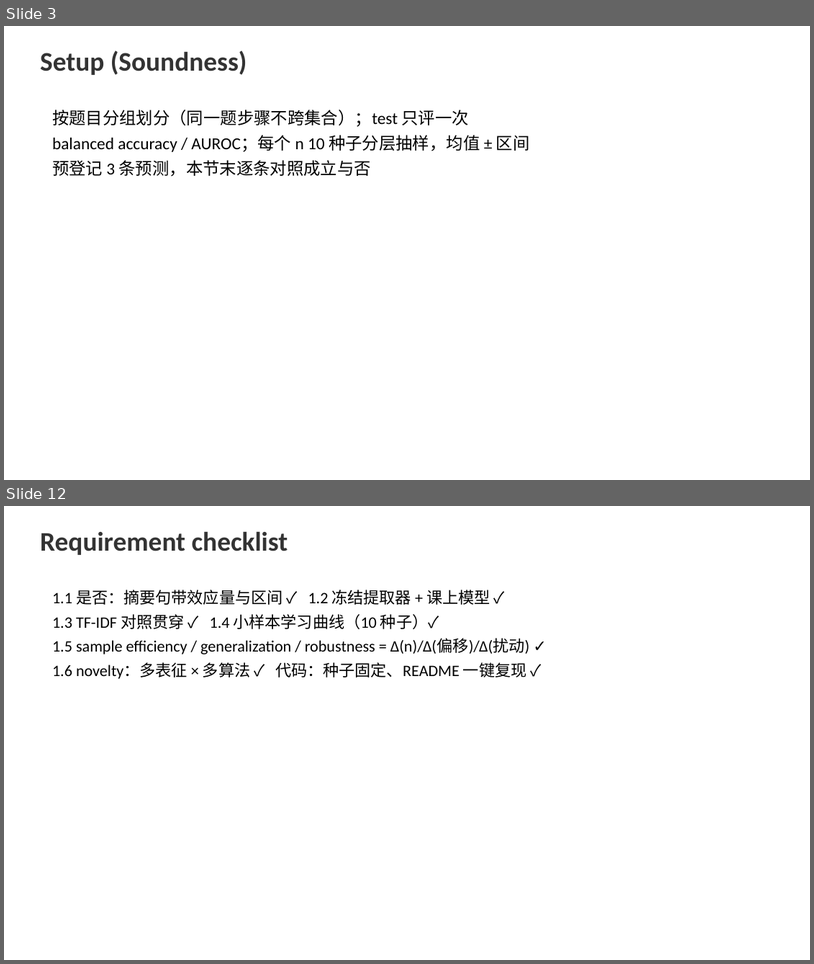
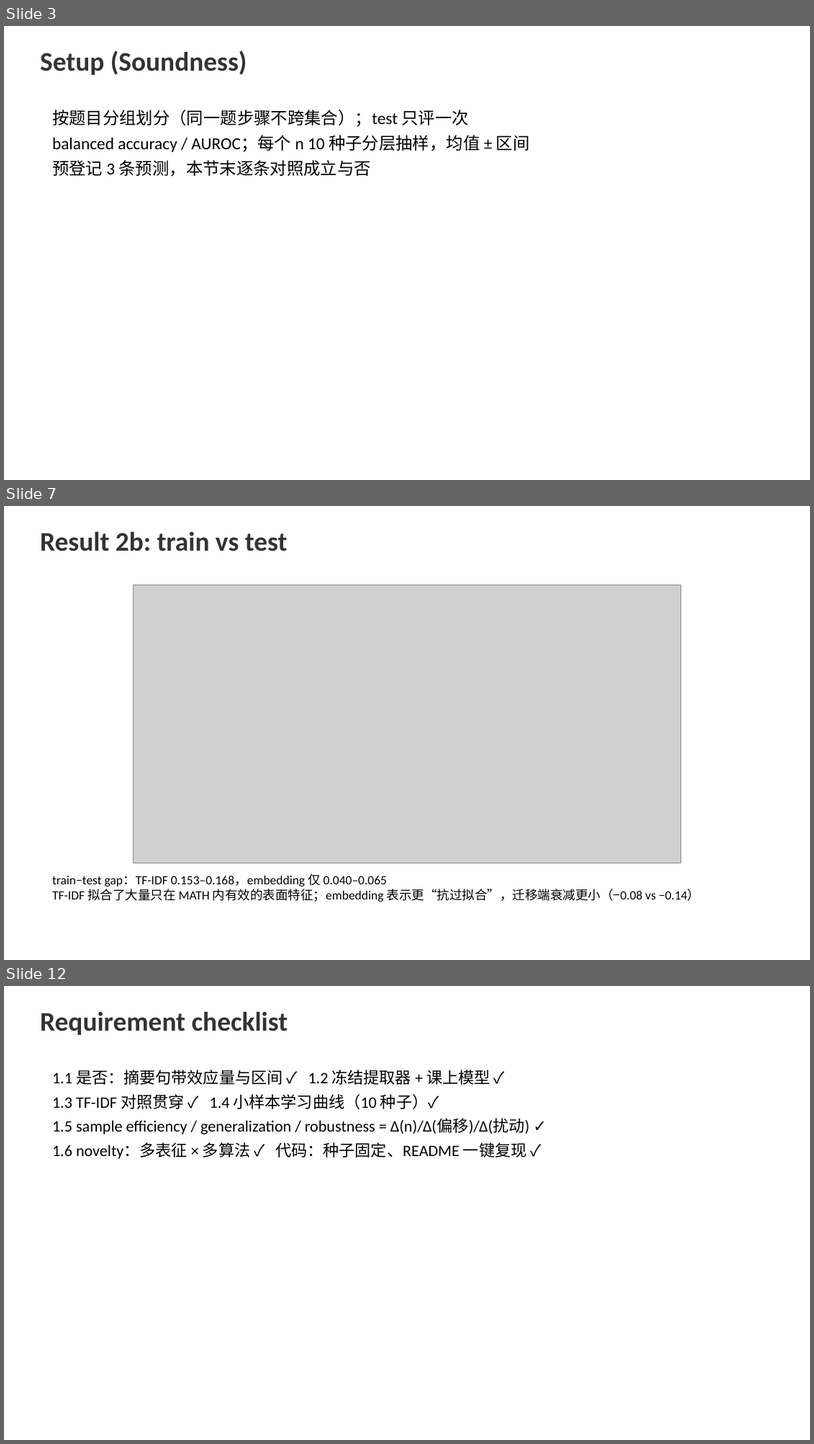
Before and after one commit to FauReam/text-monitor-436, a slide deck: slides/final.pptx. Shown one above the other, each under a label of ours: slides 3 and 12 before the commit, slides 3, 7 and 12 after it; the slides between them are not shown. The pictures are 814x964 and 814x1444 pixels, drawn with LibreOffice and Linux fonts; fonts in the diff are those of the drawing; grey boxes stand for pictures. Boxes give left, top, right and bottom in pixels: in the first picture for what was removed or moved away, otherwise in the second. Text is boxed around its words. In the diff, an @@ line names an element or a change of style, - is before the commit and + after.

Commit message:
v2 标签修复版全量结果：E1–E6 完成，三条预登记预测最终判定
数据（修复 075fad3 后的重跑）：PRM800K 二分类 911,867 行（错例 27.9%，
修掉 chosen-only 的 99.8% 退化），train/test = 632,422/190,573（按题目分组）；
迁移集 Math-Shepherd 613,666 步。

最终判定（v1 结果全部作废，含 41c45f2 中 E6 的阴性口径）：
- 预测 1（小样本端 Δ 峰值非负）：不成立。n=20 各特征 ≈0.51 近随机；
  n≥50 起 TF-IDF 反超，full 端 Δ = −0.045~−0.064（SVM，CI 不含 0）。
- 预测 2（偏移下 Δ 仍为正）：部分成立。MATH→GSM8K 迁移端 bge-large
  +0.020 CI[0.018,0.021]、bge-base +0.006 CI[0.004,0.008] 显著正，
  MiniLM 跨 0；复合偏移不作单因素归因。
- 预测 3（扰动下 embedding 衰减 ≤ TF-IDF）：成立，效应量小（衰减均 ≤0.007）。

其他：E5 拒答 risk@cov=1.0 TF-IDF 0.271 略优；E6 ρ=0.900 (p=0.037, n=4)
同号初步观察；robustness_balance_check 补查（50/50 重采样与
class_weight=balanced 下 AUROC 变化 <0.01，回应训练集不平衡质疑）。
bge-large 尾部文本 fp16 编码（ST_FP16=1，与 fp32 余弦 >0.9997）。
final.pptx 填入真实数字；README 结果节重写为 v2 口径。

```diff
--- a/slides/final.pptx
+++ b/slides/final.pptx
@@ slide 7 added at (4, 506, 810, 960), background #FFFFFF @@
@@ text added at (40, 531, 288, 551), 32 pt, text #333333, bold @@
+Result 2b: train vs test
@@ picture added at (134, 584, 681, 863) @@
@@ text added at (52, 873, 700, 901), 15 pt, text #000000 @@
+train−test gap：TF-IDF 0.153–0.168，embedding 仅 0.040–0.065
+TF-IDF 拟合了大量只在 MATH 内有效的表面特征；embedding 表示更“抗过拟合”，迁移端衰减更小（−0.08 vs −0.14）
```
Also in this commit, not shown: 8 slides changed, 1 other slide added, 2 slides removed, 44 other files.
